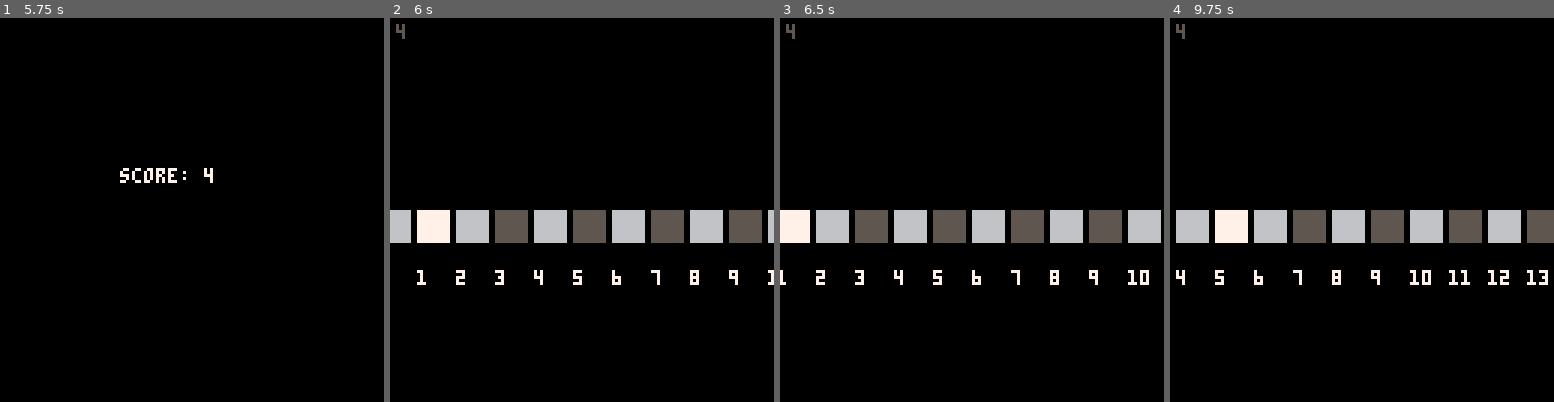
Above: before the commit, frames 1-4 (left to right).
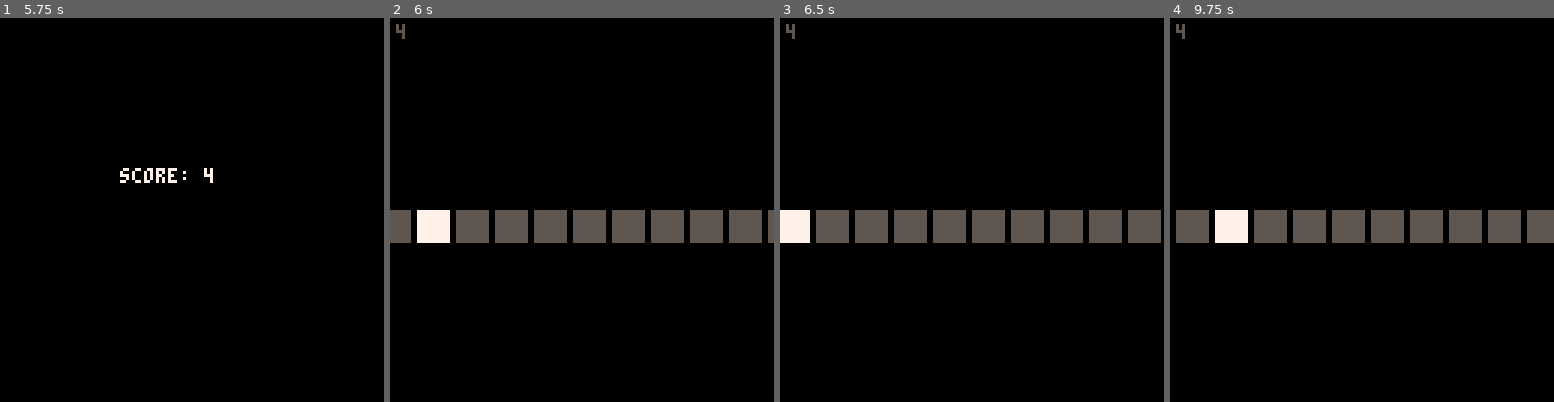
Above: after the commit, the same moments.

Repository: abemassry/dimensional-jump
Game: PICO-8 cartridge dimensional-jump.p8
Same seed, same stepped clock (60 frames per second), same inputs: the game is played once before the commit and once after it.
Inputs:
- Up to frame 1 (5.75 s): tap X (X key) at 0.33, 1.07, 1.85, 2.97, 4.08, 5.2 s; tap O (Z key) at 0.7, 1.7, 2.1, 2.5, 2.9, 3.3, 3.7, 4.1, 4.5, 4.9, 5.3, 5.7 s; hold Right 1.6-2.1 s; hold Up 2.15-2.42 s; hold Right 2.47-3.03 s; hold Left 3.08-3.58 s; hold Down 3.63-3.97 s; hold Right 4.02-4.68 s; hold Up 4.73-5.03 s; hold Left 5.08-5.68 s; hold Down from 5.73 s (still down)
- Up to frame 2 (6 s): keep holding Down
- Up to frame 3 (6.5 s): release Down at 6.03 s; hold Right from 6.08 s (still down); tap O (Z key) at 6.1 s; tap X (X key) at 6.32 s
- Up to frame 4 (9.75 s): tap O (Z key) every 0.4 s from 6.5 to 9.7 s; release Right at 6.58 s; hold Right 6.63-7.13 s; hold Up 7.18-7.45 s; tap X (X key) at 7.43, 8.55, 9.67 s; hold Right 7.5-8.07 s; hold Left 8.12-8.62 s; hold Down 8.67-9 s; hold Right 9.05-9.72 s

Frame 1 is identical in both runs. In frame 2, 4.1% of the frame differs, in the area x 0-100%, y 50-70%; in frame 3, 4.3%; in frame 4, 4.5%, in the area x 1-99%, y 50-70%.

Commit message:
1d level working

Diff:
--- a/dimensional-jump.p8
+++ b/dimensional-jump.p8
@@ -165,11 +165,11 @@
 			local count=0
 			for i=self.start_pos,self.end_pos,1 do
 				c = 5
-				if (i % 2 == 0 ) c = 6
+				--if (i % 2 == 0 ) c = 6
 				if(count == self.player_pos) c = 7
 				if (i == self.end_tile) c = 11
 				rectfill(space+(i*10)+i-self.t, 64, space+10+(i*10)+i-self.t, 74, c)
-				print(i, space+(i*10)+i-self.t, 84, 7)
+				--print(i, space+(i*10)+i-self.t, 84, 7)
 				space = space + 2
 				count+=1
 			end
